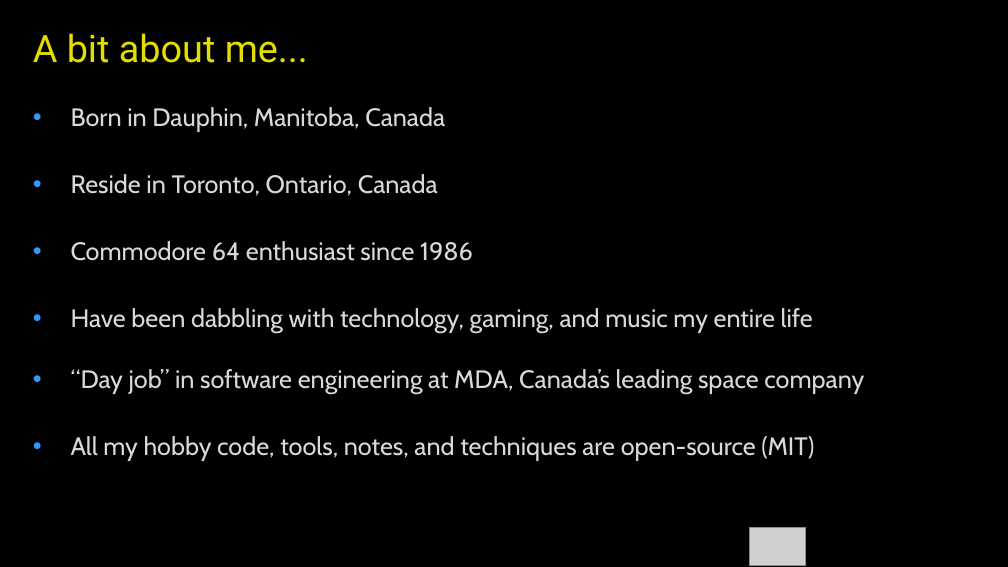
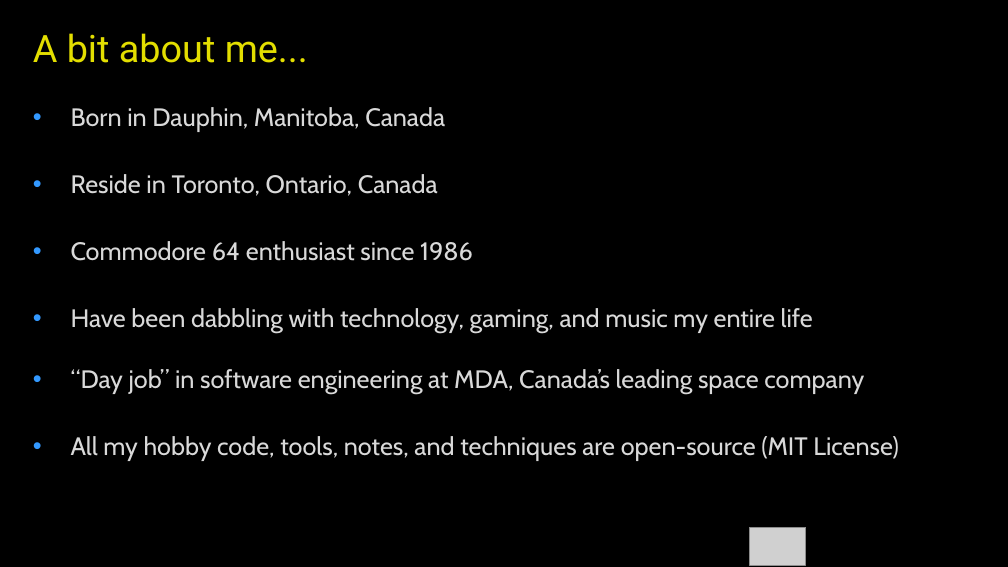
Before and after one commit to LeifBloomquist/MultiRogueLike, a slide deck: slide 2 of Docs/Presentations/Roguelike Celebration 2018.pptx. Drawn at 1008x567 pixels with LibreOffice and Linux fonts; fonts in the diff are those of the drawing; grey boxes stand for pictures. Boxes give left, top, right and bottom in pixels: in the first picture for what was removed or moved away, otherwise in the second. Text is boxed around its words. In the diff, an @@ line names an element or a change of style, - is before the commit and + after.

Commit message:
Last tweaks

```diff
--- a/Docs/Presentations/Roguelike Celebration 2018.pptx
+++ b/Docs/Presentations/Roguelike Celebration 2018.pptx
@@ text at (71, 436, 898, 461): text changed @@
-• All my hobby code, tools, notes, and techniques are open-source (MIT)
+• All my hobby code, tools, notes, and techniques are open-source (MIT License)
```
Also in this commit, not shown: 2 other slides changed.
